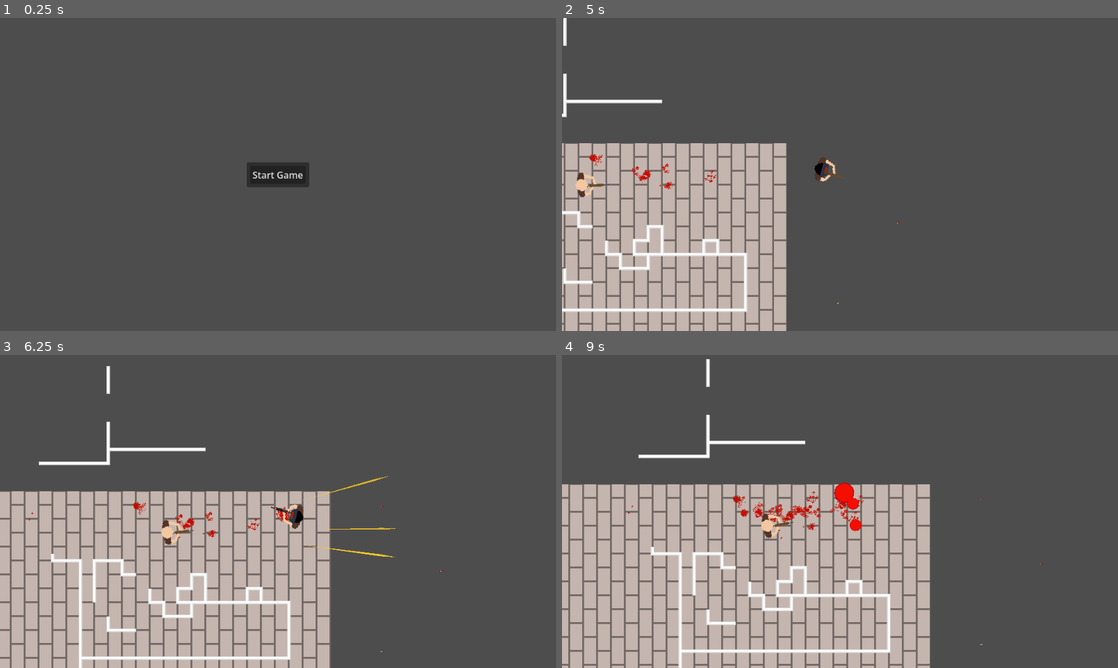
Above: before the commit, frames 1-4 (two rows, left to right).
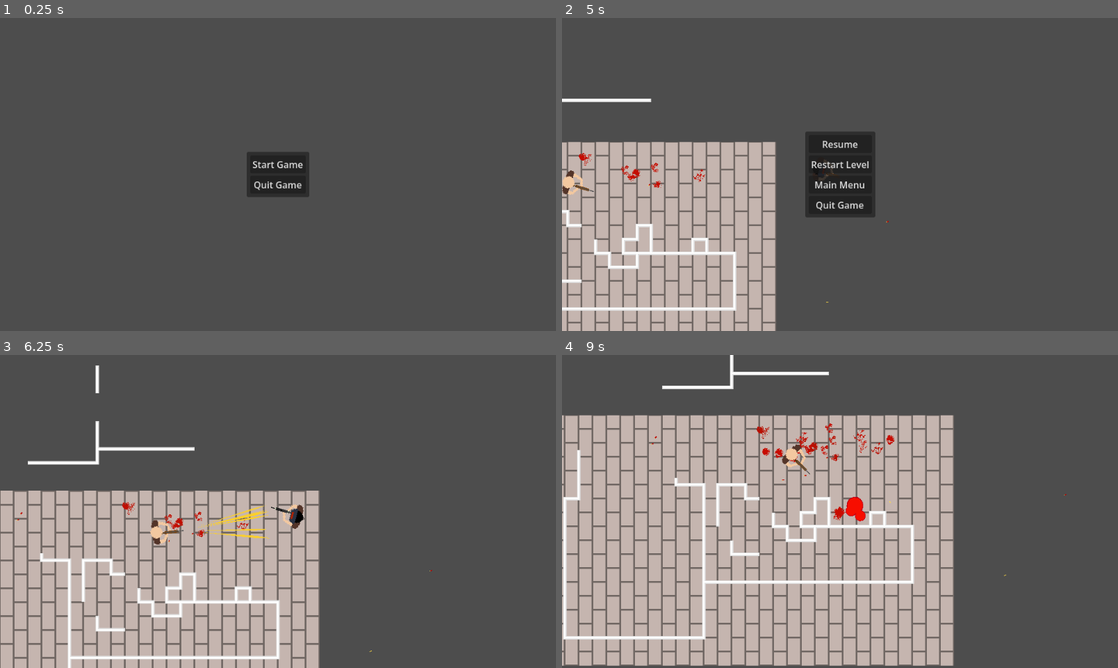
Above: after the commit, the same moments.

Repository: sparkworm/CookieJam
Game: Godot game, scene res://scenes/main.tscn
The game is run twice, just before and just after one commit, with the same random seed, the same clock (stepped at 60 frames per second) and the same inputs. The engine's default icon, where the game draws it, is replaced by a stand-in: a white triangle on a blue panel in a dark square.
Inputs (mouse positions are in pixels of both pictures, inside the frame that each line leads up to):
- Up to frame 1 (0.25 s): no input
- Up to frame 2 (5 s): click "Start Game" at 0.5 s; move the mouse to (962, 158) at 1.27 s; hold D (move_right) 1.28-2.03 s; click (962, 158) at 1.35 s; move the mouse to (728, 190) at 2.02 s; hold S (move_down) 2.03-2.78 s; right-click (728, 190) at 2.1 s; move the mouse to (895, 105) at 2.77 s; hold D (move_right) 2.78-3.53 s; click (895, 105) at 2.85 s; move the mouse to (812, 237) at 3.52 s; hold W (move_up) 3.53-4.28 s; right-click (812, 237) at 3.6 s; move the mouse to (1006, 221) at 4.27 s; hold A (move_left) from 4.28 s (still down); click (1006, 221) at 4.35 s; tap Escape (pause_menu, bound only after the commit) at 4.9 s
- Up to frame 3 (6.25 s): release A (move_left) at 5 s; click (278, 480) at 5 s, where only the run after the commit has a clickable "Resume"; move the mouse to (111, 464) at 5.77 s; hold A (move_left) from 5.78 s (still down); right-click (111, 464) at 5.85 s
- Up to frame 4 (9 s): move the mouse to (867, 511) at 6.52 s; release A (move_left) at 6.53 s; hold S (move_down) 6.53-7.28 s; click (867, 511) at 6.6 s; move the mouse to (756, 433) at 7.27 s; hold D (move_right) 7.28-8.03 s; right-click (756, 433) at 7.35 s; move the mouse to (962, 495) at 8.02 s; hold W (move_up) 8.03-8.78 s; click (962, 495) at 8.1 s; tap Enter at 8.75 s; move the mouse to (728, 527) at 8.77 s; hold D (move_right) from 8.78 s (still down); right-click (728, 527) at 8.85 s

The runs differ from the first frame. In frame 1, 1.0% of the frame differs, in the area x 44-56%, y 42-58%; in frame 2, 15%; in frame 3, 15%; in frame 4, 36%, in the area x 0-91%, y 0-100%.

Commit message:
Created pause menu and pause functionality.  Also added quit button to main menu.

Diff:
--- /dev/null
+++ b/autoload/globals.gd
@@ -0,0 +1,3 @@
+extends Node
+
+var current_level: SceneAccess.Levels = SceneAccess.Levels.MAIN_MENU
--- a/autoload/message_bus.gd
+++ b/autoload/message_bus.gd
@@ -16,3 +16,5 @@
 signal decal_transport_spawned(pos: Vector2, rot: float, transport: DecalTransport)
 ## Spawns a small icon to help with debugging
 signal debug_marker_spawned(pos: Vector2)
+
+signal pause_menu_toggled
--- a/project.godot
+++ b/project.godot
@@ -19,6 +19,7 @@
 
 MessageBus="*uid://c3188oo1224t7"
 SceneAccess="*uid://dml6hkvfqxoqn"
+Globals="*uid://dvj5mq75c6ndt"
 
 [debug]
 
@@ -95,6 +96,11 @@
 "events": [Object(InputEventKey,"resource_local_to_scene":false,"resource_name":"","device":-1,"window_id":0,"alt_press …(191 unchanged characters)…
 ]
 }
+pause_menu={
+"deadzone": 0.2,
+"events": [Object(InputEventKey,"resource_local_to_scene":false,"resource_name":"","device":-1,"window_id":0,"alt_pressed":false,"shift_pressed":false,"ctrl_pressed":false,"meta_pressed":false,"pressed":false,"keycode":0,"physical_keycode":4194305,"key_label":0,"unicode":0,"location":0,"echo":false,"script":null)
+]
+}
 
 [layer_names]
 
--- a/scenes/levels/main_menu.gd
+++ b/scenes/levels/main_menu.gd
@@ -1,9 +1,14 @@
 extends Control
 
 @onready var start_button: Button = $PanelContainer/MarginContainer/VBoxContainer/StartButton
+@onready var quit_button: Button = $PanelContainer/MarginContainer/VBoxContainer/QuitButton
 
 func _ready() -> void:
 	start_button.pressed.connect(start_button_pressed)
+	quit_button.pressed.connect(quit_button_pressed)
 
 func start_button_pressed() -> void:
 	MessageBus.level_changed.emit(SceneAccess.Levels.TEST_LEVEL)
+
+func quit_button_pressed() -> void:
+	get_tree().quit()
--- a/scenes/levels/main_menu.tscn
+++ b/scenes/levels/main_menu.tscn
@@ -38,3 +38,7 @@
 [node name="StartButton" type="Button" parent="PanelContainer/MarginContainer/VBoxContainer" unique_id=264283817]
 layout_mode = 2
 text = "Start Game"
+
+[node name="QuitButton" type="Button" parent="PanelContainer/MarginContainer/VBoxContainer" unique_id=776119075]
+layout_mode = 2
+text = "Quit Game"
--- a/scenes/main.gd
+++ b/scenes/main.gd
@@ -7,6 +7,12 @@
 
 func _ready() -> void:
 	MessageBus.level_changed.connect(change_level)
+	MessageBus.pause_menu_toggled.connect(toggle_pause)
+
+func _process(_delta: float) -> void:
+	if Input.is_action_just_pressed("pause_menu") \
+			and Globals.current_level != SceneAccess.Levels.MAIN_MENU:
+		MessageBus.pause_menu_toggled.emit()
 
 ## Remove of old level scene and add new one
 func change_level(lvl_id: SceneAccess.Levels) -> void:
@@ -16,3 +22,7 @@
 	active_level.remove_child(to_remove)
 	var to_add: PackedScene = load(SceneAccess.lvl_dict.get(lvl_id))
 	active_level.add_child(to_add.instantiate())
+	Globals.current_level = lvl_id
+
+func toggle_pause() -> void:
+	get_tree().paused = not get_tree().paused
--- a/scenes/main.tscn
+++ b/scenes/main.tscn
@@ -2,13 +2,20 @@
 
 [ext_resource type="Script" uid="uid://b6nfhmbppbu7g" path="res://scenes/main.gd" id="1_o5qli"]
 [ext_resource type="PackedScene" uid="uid://jl41h4rl37o8" path="res://scenes/levels/main_menu.tscn" id="2_0wfyh"]
+[ext_resource type="PackedScene" uid="uid://canonlxlnpv45" path="res://scenes/ui/pause_menu.tscn" id="3_sugp2"]
 
 [node name="Main" type="Node" unique_id=404028981]
+process_mode = 3
 script = ExtResource("1_o5qli")
 
 [node name="ActiveLevel" type="CanvasLayer" parent="." unique_id=755391357]
+process_mode = 1
 follow_viewport_enabled = true
 
 [node name="MainMenu" parent="ActiveLevel" unique_id=132359308 instance=ExtResource("2_0wfyh")]
 
 [node name="UI" type="CanvasLayer" parent="." unique_id=192612837]
+process_mode = 3
+
+[node name="PauseMenu" parent="UI" unique_id=1530789241 instance=ExtResource("3_sugp2")]
+visible = false
--- /dev/null
+++ b/scenes/ui/pause_menu.gd
@@ -0,0 +1,22 @@
+class_name PauseMenu
+extends Control
+
+func _ready() -> void:
+	MessageBus.pause_menu_toggled.connect(toggle_pause)
+
+func toggle_pause() -> void:
+	visible = not visible
+
+func _on_resume_button_pressed() -> void:
+	MessageBus.pause_menu_toggled.emit()
+
+func _on_restart_level_button_pressed() -> void:
+	MessageBus.level_changed.emit(Globals.current_level)
+	MessageBus.pause_menu_toggled.emit()
+
+func _on_main_menu_button_pressed() -> void:
+	MessageBus.level_changed.emit(SceneAccess.Levels.MAIN_MENU)
+	MessageBus.pause_menu_toggled.emit()
+
+func _on_quit_button_pressed() -> void:
+	get_tree().quit()
--- /dev/null
+++ b/scenes/ui/pause_menu.tscn
@@ -0,0 +1,58 @@
+[gd_scene format=3 uid="uid://canonlxlnpv45"]
+
+[ext_resource type="Script" uid="uid://d3xubfd1isgo7" path="res://scenes/ui/pause_menu.gd" id="1_6tw0m"]
+
+[node name="PauseMenu" type="Control" unique_id=1530789241]
+layout_mode = 3
+anchors_preset = 15
+anchor_right = 1.0
+anchor_bottom = 1.0
+grow_horizontal = 2
+grow_vertical = 2
+script = ExtResource("1_6tw0m")
+
+[node name="PanelContainer" type="PanelContainer" parent="." unique_id=1133610113]
+layout_mode = 1
+anchors_preset = 8
+anchor_left = 0.5
+anchor_top = 0.5
+anchor_right = 0.5
+anchor_bottom = 0.5
+offset_left = -20.0
+offset_top = -20.0
+offset_right = 20.0
+offset_bottom = 20.0
+grow_horizontal = 2
+grow_vertical = 2
+
+[node name="MarginContainer" type="MarginContainer" parent="PanelContainer" unique_id=1844464096]
+layout_mode = 2
+theme_override_constants/margin_left = 6
+theme_override_constants/margin_top = 6
+theme_override_constants/margin_right = 6
+theme_override_constants/margin_bottom = 6
+
+[node name="VBoxContainer" type="VBoxContainer" parent="PanelContainer/MarginContainer" unique_id=2072283169]
+layout_mode = 2
+
+[node name="ResumeButton" type="Button" parent="PanelContainer/MarginContainer/VBoxContainer" unique_id=1204927776]
+layout_mode = 2
+text = "Resume
+"
+
+[node name="RestartLevelButton" type="Button" parent="PanelContainer/MarginContainer/VBoxContainer" unique_id=1896693122]
+layout_mode = 2
+text = "Restart Level"
+
+[node name="MainMenuButton" type="Button" parent="PanelContainer/MarginContainer/VBoxContainer" unique_id=32503496]
+layout_mode = 2
+text = "Main Menu"
+
+[node name="QuitButton" type="Button" parent="PanelContainer/MarginContainer/VBoxContainer" unique_id=1018056498]
+layout_mode = 2
+text = "Quit Game"
+
+[connection signal="pressed" from="PanelContainer/MarginContainer/VBoxContainer/ResumeButton" to="." method="_on_resume_button_pressed"]
+[connection signal="pressed" from="PanelContainer/MarginContainer/VBoxContainer/RestartLevelButton" to="." method="_on_restart_level_button_pressed"]
+[connection signal="pressed" from="PanelContainer/MarginContainer/VBoxContainer/MainMenuButton" to="." method="_on_main_menu_button_pressed"]
+[connection signal="pressed" from="PanelContainer/MarginContainer/VBoxContainer/QuitButton" to="." method="_on_quit_button_pressed"]
Not shown, added: autoload/globals.gd.uid
Not shown, added: scenes/ui/pause_menu.gd.uid
